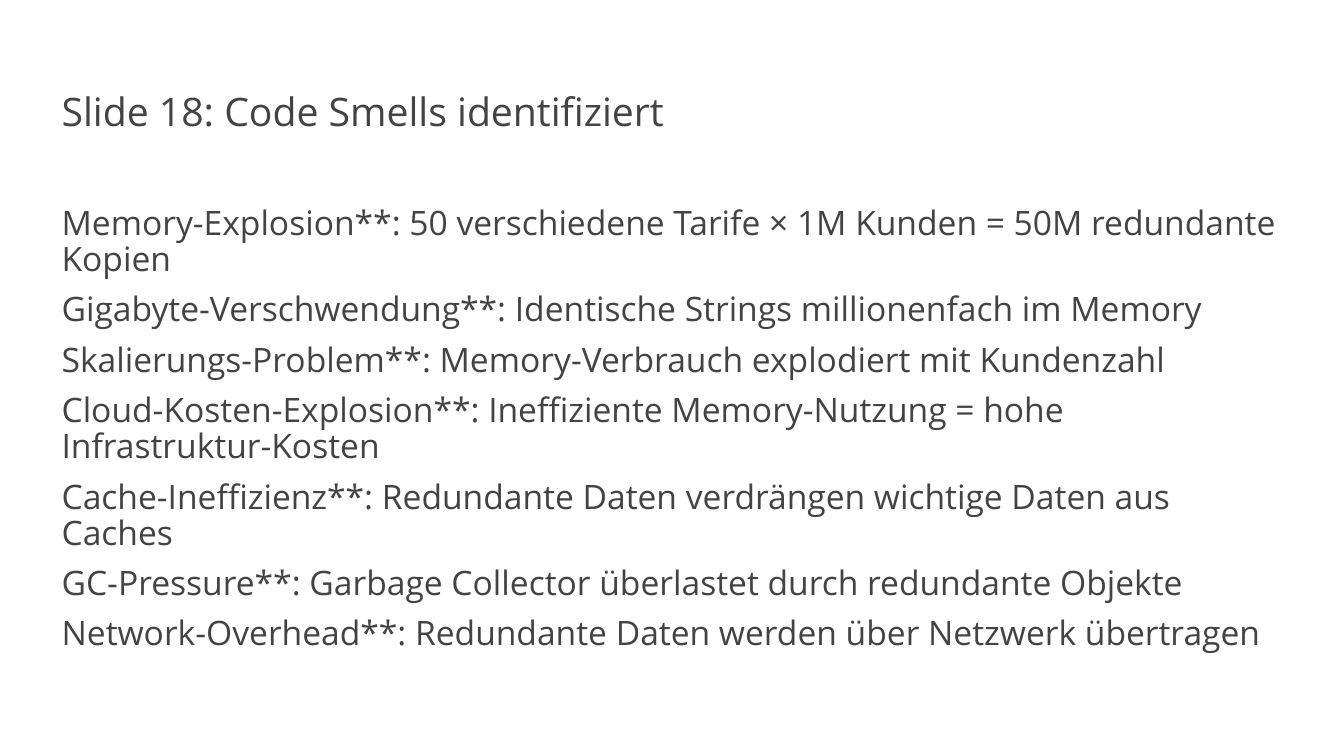
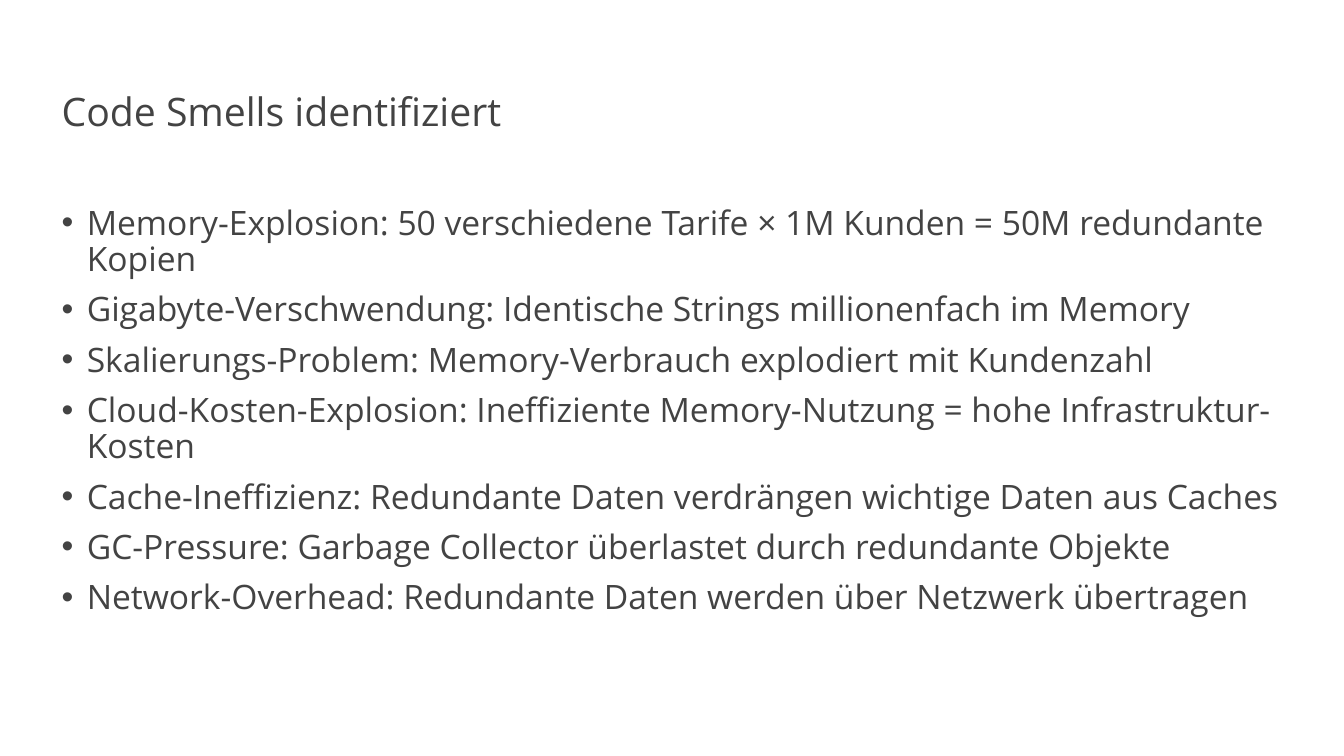
Before and after one commit to vanillacore-net/september-2025-telekom-training, a slide deck: slide 24 of presentations/powerpoint/block2-presentation.pptx (slide 19 before the commit). Drawn at 1344x756 pixels with LibreOffice and Linux fonts; fonts in the diff are those of the drawing; background and template pictures are left out. Boxes give left, top, right and bottom in pixels: in the first picture for what was removed or moved away, otherwise in the second. Text is boxed around its words. In the diff, an @@ line names an element or a change of style, - is before the commit and + after.

```diff
--- a/presentations/powerpoint/block2-presentation.pptx
+++ b/presentations/powerpoint/block2-presentation.pptx
@@ title at (x1=62, y1=96, x2=501, y2=127): text changed @@
-Slide 18: Code Smells identifiziert
+Code Smells identifiziert
@@ text at (x1=87, y1=209, x2=1278, y2=617): text changed @@
-Memory-Explosion**: 50 verschiedene Tarife × 1M Kunden = 50M redundante Kopien
-Gigabyte-Verschwendung**: Identische Strings millionenfach im Memory
-Skalierungs-Problem**: Memory-Verbrauch explodiert mit Kundenzahl
-Cloud-Kosten-Explosion**: Ineffiziente Memory-Nutzung = hohe Infrastruktur-Kosten
-Cache-Ineffizienz**: Redundante Daten verdrängen wichtige Daten aus Caches
-GC-Pressure**: Garbage Collector überlastet durch redundante Objekte
-Network-Overhead**: Redundante Daten werden über Netzwerk übertragen
+• Memory-Explosion: 50 verschiedene Tarife × 1M Kunden = 50M redundante Kopien
+• Gigabyte-Verschwendung: Identische Strings millionenfach im Memory
+• Skalierungs-Problem: Memory-Verbrauch explodiert mit Kundenzahl
+• Cloud-Kosten-Explosion: Ineffiziente Memory-Nutzung = hohe Infrastruktur-Kosten
+• Cache-Ineffizienz: Redundante Daten verdrängen wichtige Daten aus Caches
+• GC-Pressure: Garbage Collector überlastet durch redundante Objekte
+• Network-Overhead: Redundante Daten werden über Netzwerk übertragen
```
Also in this commit, not shown: 22 other slides changed, 7 slides added, 1 slide removed, 17 other files.
